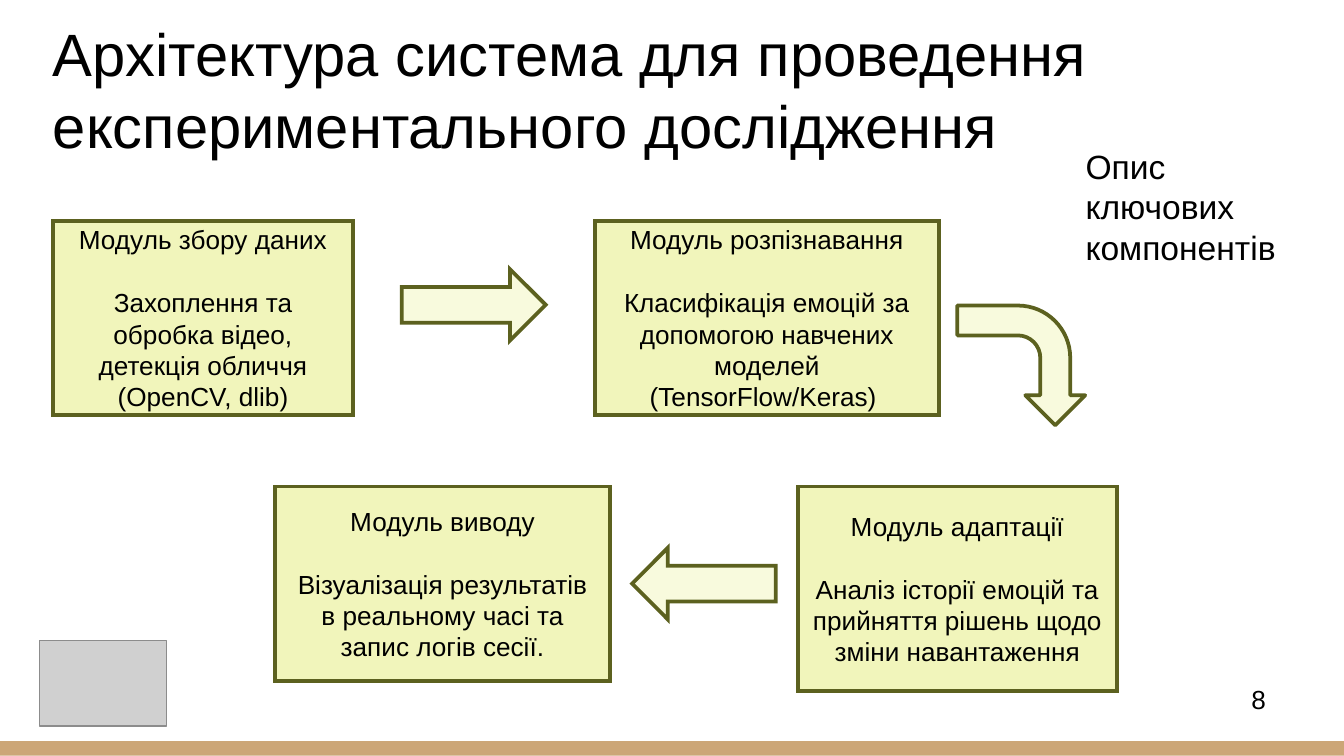
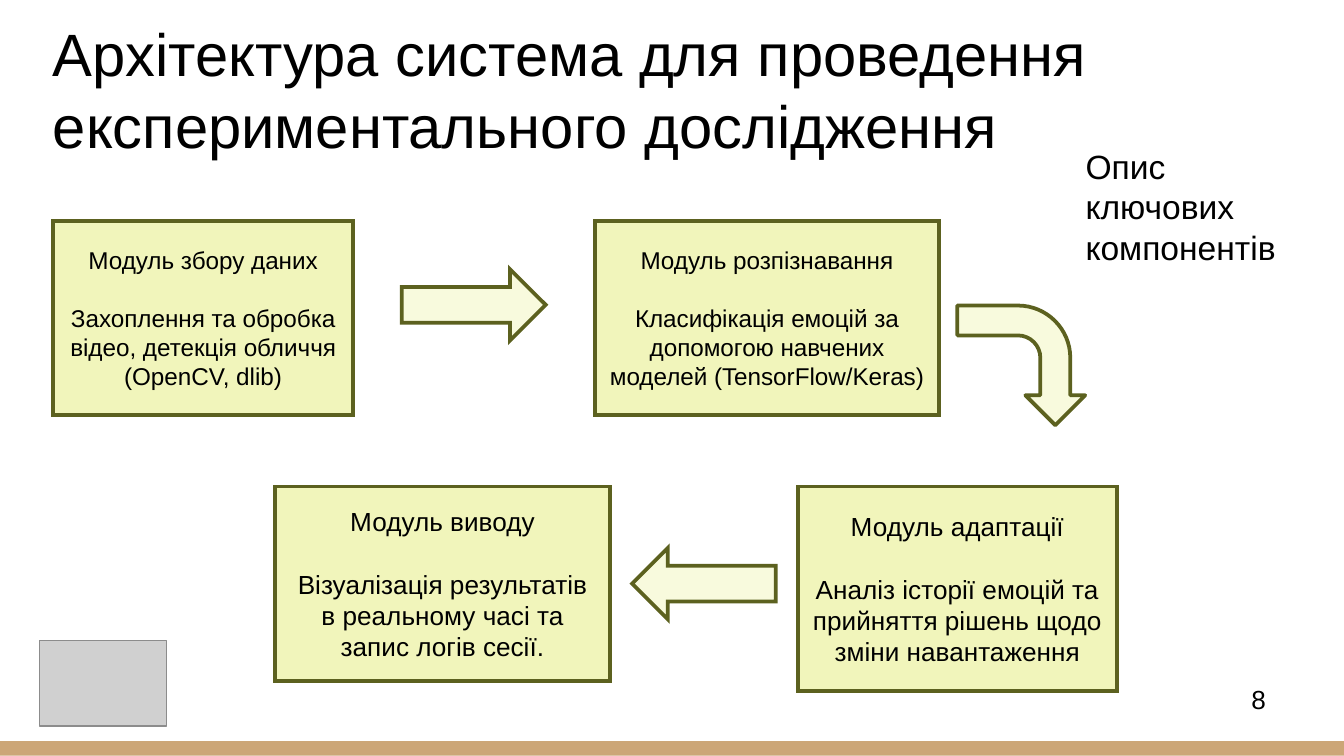
Before and after one commit to afkInTheBox/emotion_recognition, a slide deck: slide 8 of 2025_М_ПІ_ІПЗ-23-1_Федін_А_В/2025_М_ПІ_ІПЗ-23-1_Федін_А_В.ppt. Drawn at 1344x756 pixels with LibreOffice and Linux fonts; fonts in the diff are those of the drawing; grey boxes stand for pictures. Boxes give left, top, right and bottom in pixels: in the first picture for what was removed or moved away, otherwise in the second. Text is boxed around its words. In the diff, an @@ line names an element or a change of style, - is before the commit and + after.

```diff
--- a/2025_М_ПІ_ІПЗ-23-1_Федін_А_В/2025_М_ПІ_ІПЗ-23-1_Федін_А_В.ppt
+++ b/2025_М_ПІ_ІПЗ-23-1_Федін_А_В/2025_М_ПІ_ІПЗ-23-1_Федін_А_В.ppt
@@ rectangle "Модуль збору даних" at bbox=[54, 220, 353, 414]: size 14 to 12.9 pt @@
@@ rectangle "Модуль розпізнавання" at bbox=[595, 220, 939, 414]: size 14 to 12.9 pt @@
```
Also in this commit, not shown: 1 other slide changed.
